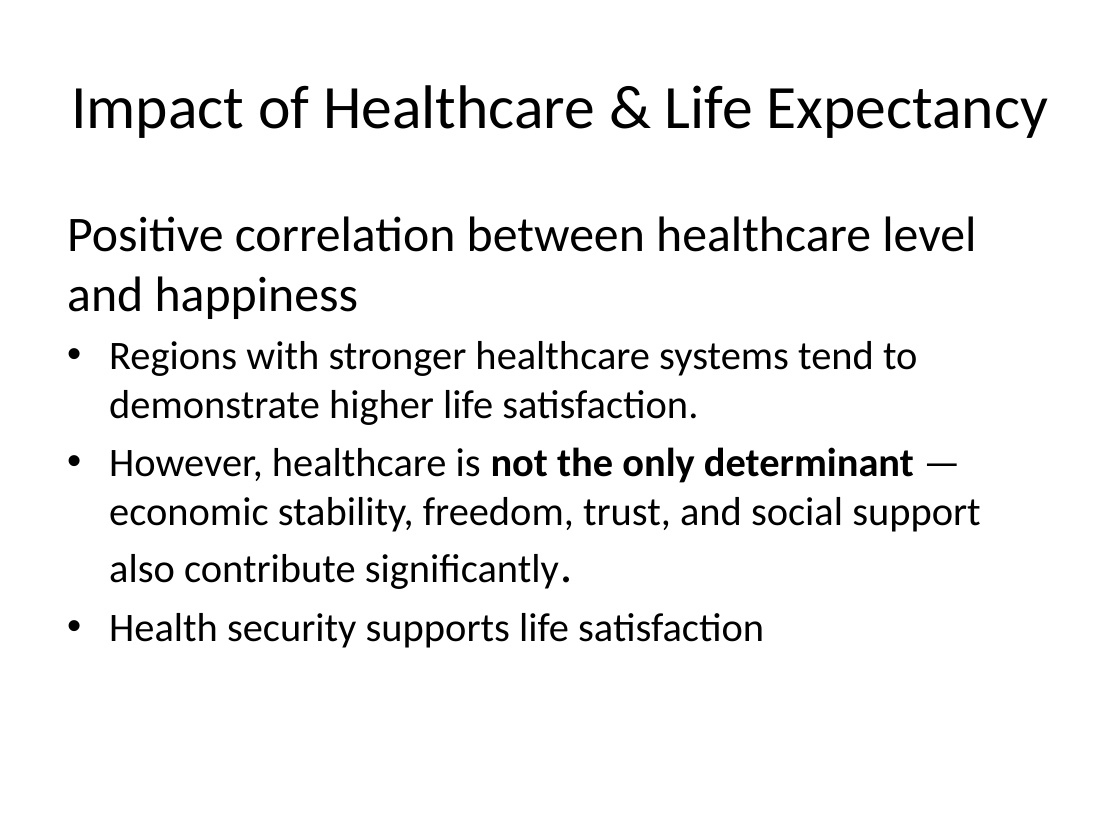
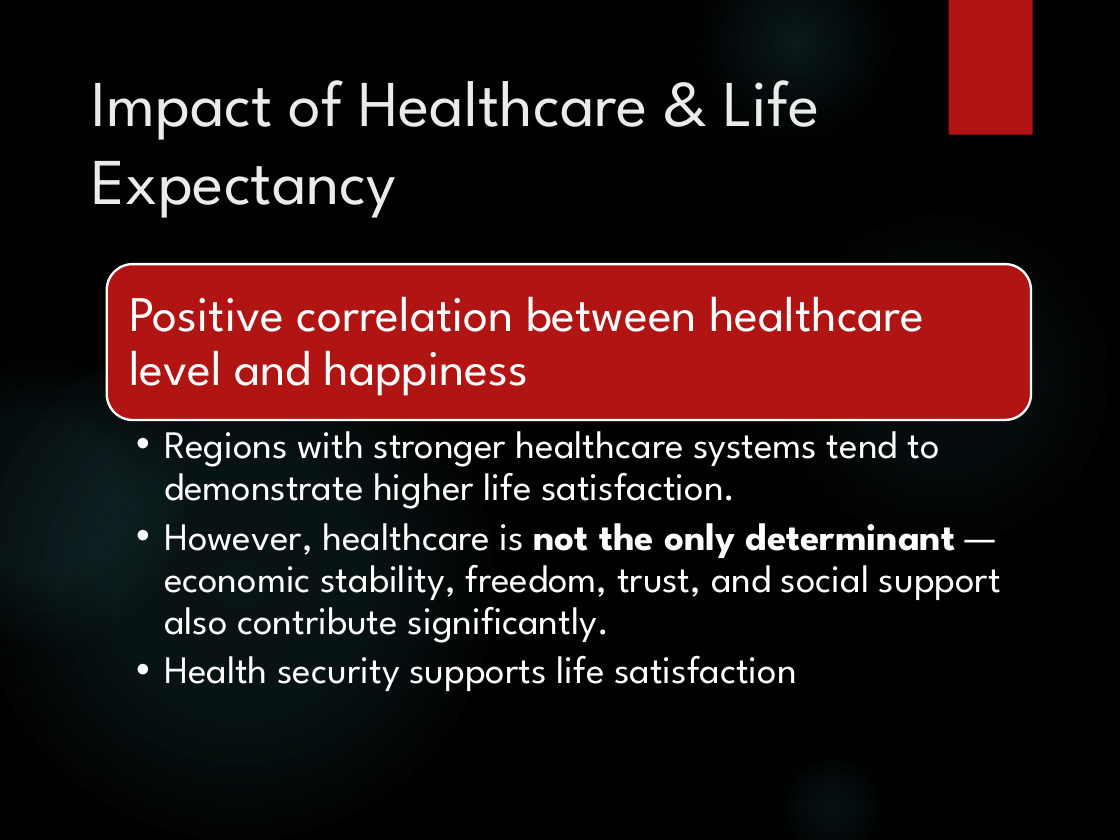
Before and after one commit to EvMiga/World-Happiness-Analysis, a slide deck: slide 10 of Happiness_Dashboard_Analysis.pptx. Drawn at 1120x840 pixels with LibreOffice and Linux fonts; fonts in the diff are those of the drawing; background and template pictures are left out. Boxes give left, top, right and bottom in pixels: in the first picture for what was removed or moved away, otherwise in the second. Text is boxed around its words. In the diff, an @@ line names an element or a change of style, - is before the commit and + after.

```diff
--- a/Happiness_Dashboard_Analysis.pptx
+++ b/Happiness_Dashboard_Analysis.pptx
@@ background #FFFFFF to picture (left out) @@
@@ ellipse added at (697,0,893,140), fill gradient #50B9C1 @@
@@ rectangle added at (949,0,1033,134), fill #B01513 @@
@@ title "Impact of Healthcare & Life ...": place and size @@
-title "Impact of Healthcare & Life ..." at (71,85,1048,138)
+title "Impact of Healthcare & Life ..." at (91,80,820,218)
@@ title "Impact of Healthcare & Life ..." at (91,80,820,218): size 39.6 to 42 pt, font Calibri to League Spartan, text colour #000000 to #EBEBEB; alignment centre to left; vertical alignment middle to top @@
@@ ellipse added at (772,205,1117,550), fill gradient #50B9C1 @@
@@ text at (67,216,976,319): paragraph removed @@
-Positive correlation between healthcare level and happiness
@@ rounded rectangle added at (106,264,1030,420), fill #B01513, outline #FFFFFF 1.5 pt @@
@@ text added at (129,296,924,396), 32 pt, text #FFFFFF @@
+Positive correlation between healthcare level and happiness
@@ ellipse added at (0,327,494,840), fill gradient #50B9C1 @@
@@ ellipse added at (0,355,186,644), fill gradient #50B9C1 @@
@@ text "Regions with stronger healthcare systems ...": place and size @@
-text "Regions with stronger healthcare systems ..." at (67,216,980,648)
+text "Regions with stronger healthcare systems ..." at (164,419,1001,691)
@@ text "Regions with stronger healthcare systems ..." at (164,419,1001,691): size 26 to 25 pt, font Calibri to League Spartan, text colour #000000 to #FFFFFF; size 32 to 25 pt in "significantly."; list level 1 to 2 in "Regions with stronger healthcare systems ..."; line spacing 1 to 0.9; list level 1 to 2 in "However, healthcare is not the ..."; list level 1 to 2 in "Health security supports life satisfaction" @@
@@ ellipse added at (772,747,893,840), fill gradient #50B9C1 @@
```
Also in this commit, not shown: 15 other slides changed, 4 slides added, 4 slides removed.
